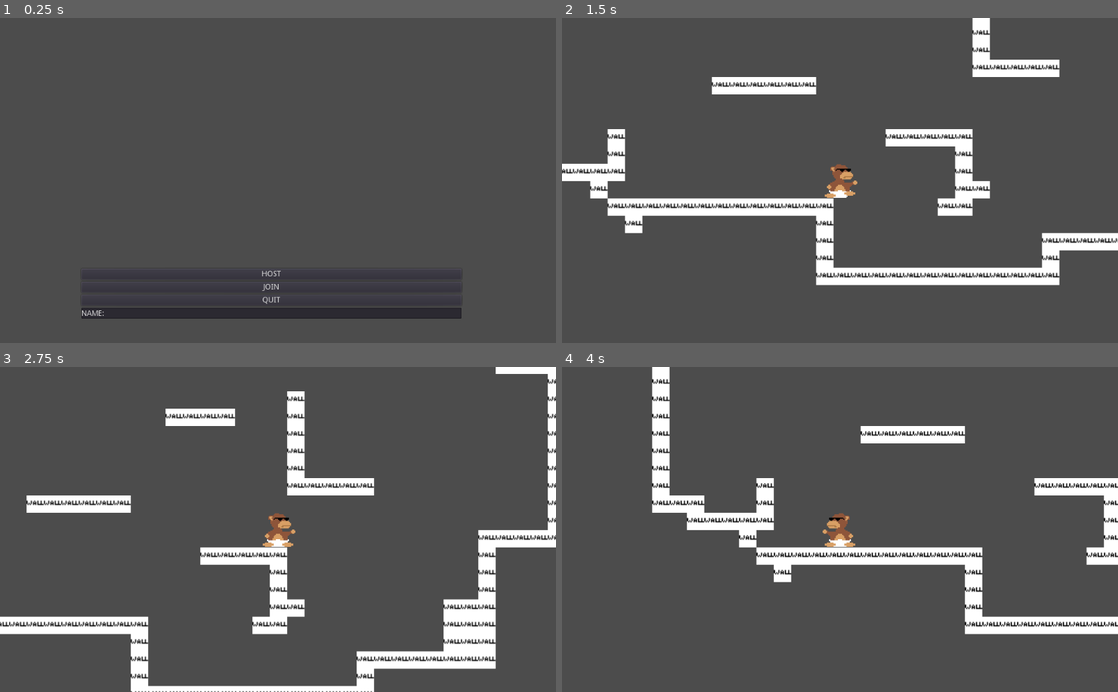
Above: before the commit, frames 1-4 (two rows, left to right).
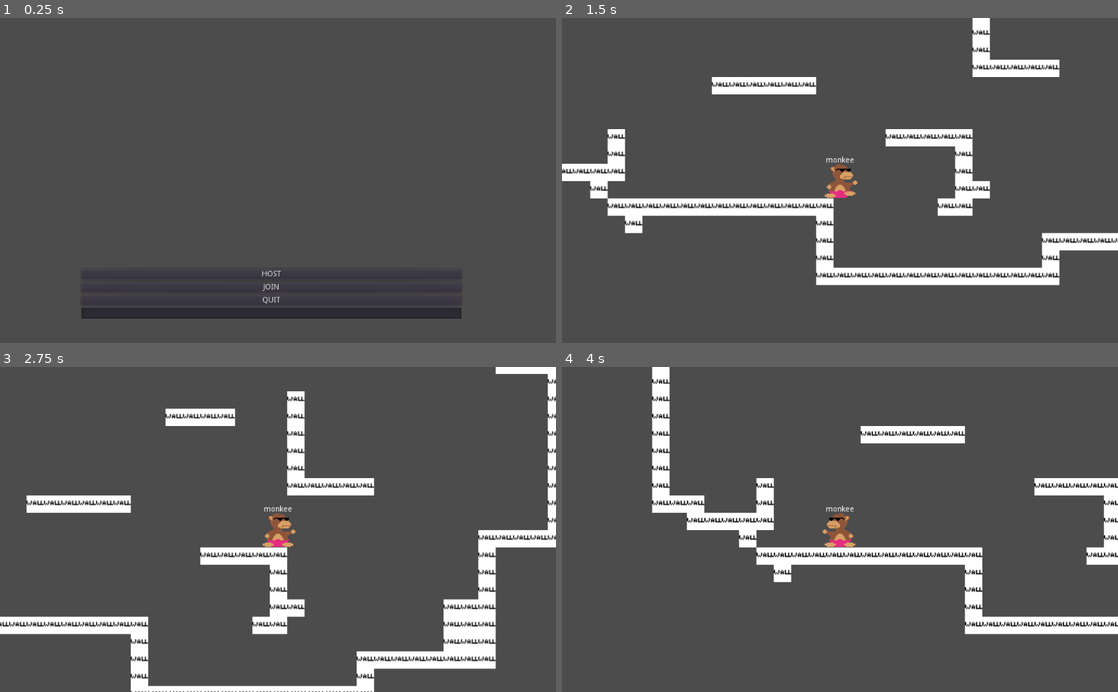
Above: after the commit, the same moments.

Repository: isterkvarn/return_to_monkey
Game: Godot game, scene res://main.tscn
The game is run twice, just before and just after one commit, with the same random seed, the same clock (stepped at 60 frames per second) and the same inputs.
Inputs (mouse positions are in pixels of both pictures, inside the frame that each line leads up to):
- Up to frame 1 (0.25 s): no input
- Up to frame 2 (1.5 s): click "HOST" at 0.5 s; tap Enter at 1.25 s; move the mouse to (962, 164) at 1.27 s; hold D (move_right) from 1.28 s (still down); hold W (climb) from 1.28 s (still down); click (962, 164) at 1.42 s
- Up to frame 3 (2.75 s): tap Space (jump) at 1.52 s; release D (move_right) at 2 s; release W (climb) at 2 s; drag from (166, 545) to (250, 594) at 2.02 s
- Up to frame 4 (4 s): tap Space (jump) at 2.75 s; move the mouse to (895, 458) at 2.77 s; hold A (move_left) 2.78-3.5 s; hold W (climb) 2.78-3.5 s; drag from (812, 594) to (673, 480) at 3.52 s

The runs differ from the first frame. In frame 1, less than 0.1% of the frame differs, in the area x 14-19%, y 89-92%; in frame 2, 0.1%; in frame 3, 0.1%, in the area x 47-53%, y 42-56%; in frame 4, 0.1%.

Commit message:
addeddiffrent colorpants

Diff:
--- a/Player.gd
+++ b/Player.gd
@@ -19,7 +19,9 @@
 var puppet_pos = position
 var puppet_vel = vel
 
-onready var sprite = get_node("sprite")
+onready var sprite_feet = get_node("sprites/sprite_feet")
+onready var sprite_body = get_node("sprites/sprite_body")
+onready var sprite_pants = get_node("sprites/sprite_pants")
 
 # Called when the node enters the scene tree for the first time.
 func _ready():
@@ -87,27 +89,37 @@
 
 	# do animation calculation
 	if vel.x > 0.1:
-		sprite.play("running")
-		sprite.flip_h = false
+		sprite_feet.play("running")
+		flip_sprites_h(false)
 
 	elif vel.x < -0.1:
-		sprite.play("running")
-		sprite.flip_h = true
+		sprite_feet.play("running")
+		flip_sprites_h(true)
 	else:
-		sprite.play("default")
+		sprite_feet.play("default")
 
 	if not is_on_floor():
-		sprite.play("falling")
+		sprite_feet.play("falling")
 
 	if is_on_ceiling():
-		sprite.flip_v = true
+		flip_sprites_v(true)
 	else:
-		sprite.flip_v = false
+		flip_sprites_v(false)
 
 	move_and_slide(vel, Vector2.UP)
 
 	if not is_network_master():
 		puppet_pos = position
+
+func flip_sprites_v(flipped):
+	sprite_body.flip_v = flipped
+	sprite_feet.flip_v = flipped
+	sprite_pants.flip_v = flipped
+
+func flip_sprites_h(flipped):
+	sprite_body.flip_h = flipped
+	sprite_feet.flip_h = flipped
+	sprite_pants.flip_h = flipped
 
 remotesync func fire(bullet_info):
 	var bulletScene = load("res://bullet.tscn")
--- a/Player.tscn
+++ b/Player.tscn
@@ -1,28 +1,30 @@
-[gd_scene load_steps=10 format=2]
+[gd_scene load_steps=12 format=2]
 
-[ext_resource path="res://Assets/monkey/monkey4.png" type="Texture" id=1]
+[ext_resource path="res://Assets/monkey/monkey_pants.png" type="Texture" id=1]
 [ext_resource path="res://Player.gd" type="Script" id=2]
 [ext_resource path="res://Camera2D.gd" type="Script" id=3]
-[ext_resource path="res://Assets/monkey/monkey1.png" type="Texture" id=4]
-[ext_resource path="res://Assets/monkey/monkey3.png" type="Texture" id=5]
-[ext_resource path="res://Assets/monkey/monkey2.png" type="Texture" id=6]
+[ext_resource path="res://Assets/monkey/monkey_feet4.png" type="Texture" id=4]
+[ext_resource path="res://Assets/monkey/monkey_feet.png" type="Texture" id=5]
+[ext_resource path="res://Assets/monkey/monkey_feet1.png" type="Texture" id=6]
+[ext_resource path="res://Assets/monkey/monkey_feet2.png" type="Texture" id=7]
+[ext_resource path="res://Assets/monkey/monkey_feet3.png" type="Texture" id=8]
 
 [sub_resource type="CapsuleShape2D" id=1]
 height = 11.3846
 
 [sub_resource type="SpriteFrames" id=2]
 animations = [ {
-"frames": [ ExtResource( 4 ) ],
+"frames": [ ExtResource( 6 ) ],
 "loop": true,
 "name": "default",
 "speed": 5.0
 }, {
-"frames": [ ExtResource( 1 ) ],
+"frames": [ ExtResource( 4 ) ],
 "loop": true,
 "name": "falling",
 "speed": 5.0
 }, {
-"frames": [ ExtResource( 6 ), ExtResource( 5 ) ],
+"frames": [ ExtResource( 7 ), ExtResource( 8 ) ],
 "loop": true,
 "name": "running",
 "speed": 5.0
@@ -42,10 +44,27 @@
 zoom = Vector2( 0.5, 0.5 )
 script = ExtResource( 3 )
 
-[node name="sprite" type="AnimatedSprite" parent="."]
+[node name="sprites" type="Node2D" parent="."]
+
+[node name="sprite_body" type="Sprite" parent="sprites"]
+texture = ExtResource( 5 )
+
+[node name="sprite_pants" type="Sprite" parent="sprites"]
+texture = ExtResource( 1 )
+
+[node name="sprite_feet" type="AnimatedSprite" parent="sprites"]
 frames = SubResource( 2 )
 playing = true
 
 [node name="CollisionShape2D2" type="CollisionShape2D" parent="."]
 position = Vector2( 0.0862274, 6.73071 )
 shape = SubResource( 3 )
+
+[node name="Label" type="Label" parent="."]
+margin_left = -20.0
+margin_top = -22.0
+margin_right = 60.0
+margin_bottom = -8.0
+rect_scale = Vector2( 0.5, 0.5 )
+text = "test"
+align = 1
--- a/StartScreen.tscn
+++ b/StartScreen.tscn
@@ -39,7 +39,7 @@
 margin_right = 700.0
 margin_bottom = 92.0
 rect_min_size = Vector2( 0, 20 )
-text = "NAME:"
+hint_tooltip = "Enter name"
 
 [connection signal="pressed" from="VBoxContainer/HOST" to="." method="_on_HOST_pressed"]
 [connection signal="pressed" from="VBoxContainer/JOIN" to="." method="_on_JOIN_pressed"]
--- a/gamestate.gd
+++ b/gamestate.gd
@@ -24,7 +24,7 @@
 
 func _player_connected(id):
 	# give new peer info
-	print(str(id) + "connected")
+	print(str(id) + " connected")
 	rpc_id(id, "add_player", peer.get_unique_id())
 
 
@@ -39,6 +39,7 @@
 	# Init player and add to map
 	player.set_name(str(id)) # Standard ID for server
 	player.set_network_master(id)
+	player.get_node("Label").set_text(player_name)
 	#player.position = spawn_pos
 	map.get_node("Players").add_child(player)
 
@@ -52,6 +53,8 @@
 	peer.create_client(SERVER_IP, SERVER_PORT)
 	get_tree().set_network_peer(peer)
 	# setup map
+	if new_player_name != "":
+		player_name = new_player_name
 	setup_map(peer.get_unique_id())
 
 func host_game(new_player_name):
@@ -60,6 +63,8 @@
 	peer.create_server(SERVER_PORT, MAX_PEERS)
 	get_tree().set_network_peer(peer)
 	# setup map
+	if new_player_name != "":
+		player_name = new_player_name
 	setup_map(peer.get_unique_id())
 
 func setup_map(id):
@@ -72,8 +77,12 @@
 	get_tree().get_root().get_node("main").get_node("Control").hide()
 
 	# Init player and add to map
-	player.set_name(str(id)) # Standard ID for server
+	player.set_name(str(id))
 	player.get_node("Camera2D").current = true
 	#player.position = spawn_pos
+	var rng = RandomNumberGenerator.new()
+	rng.randomize()
+	player.get_node("sprites").get_node("sprite_pants").modulate = Color.from_hsv(rng.randf_range(0, 1.0),0.8,0.9,1)
+	player.get_node("Label").set_text(player_name)
 	player.set_network_master(id)
 	map.get_node("Players").add_child(player)
--- a/map.tscn
+++ b/map.tscn
@@ -13,7 +13,7 @@
 [node name="spawn_1" type="Node2D" parent="SpawnPoints"]
 
 [node name="spawn_2" type="Node2D" parent="SpawnPoints"]
-position = Vector2( -308, -398 )
+position = Vector2( -155, -244 )
 
 [node name="spawn_3" type="Node2D" parent="SpawnPoints"]
 position = Vector2( 418, -249 )
Binary file added: Assets/monkey/monkey_body.png
Not shown, added: Assets/monkey/monkey_body.png.import
Binary file added: Assets/monkey/monkey_feet.png
Not shown, added: Assets/monkey/monkey_feet.png.import
Binary file added: Assets/monkey/monkey_feet1.png
Not shown, added: Assets/monkey/monkey_feet1.png.import
Binary file added: Assets/monkey/monkey_feet2.png
Not shown, added: Assets/monkey/monkey_feet2.png.import
Binary file added: Assets/monkey/monkey_feet3.png
Not shown, added: Assets/monkey/monkey_feet3.png.import
Binary file added: Assets/monkey/monkey_feet4.png
Not shown, added: Assets/monkey/monkey_feet4.png.import
(and 2 more such lines)
